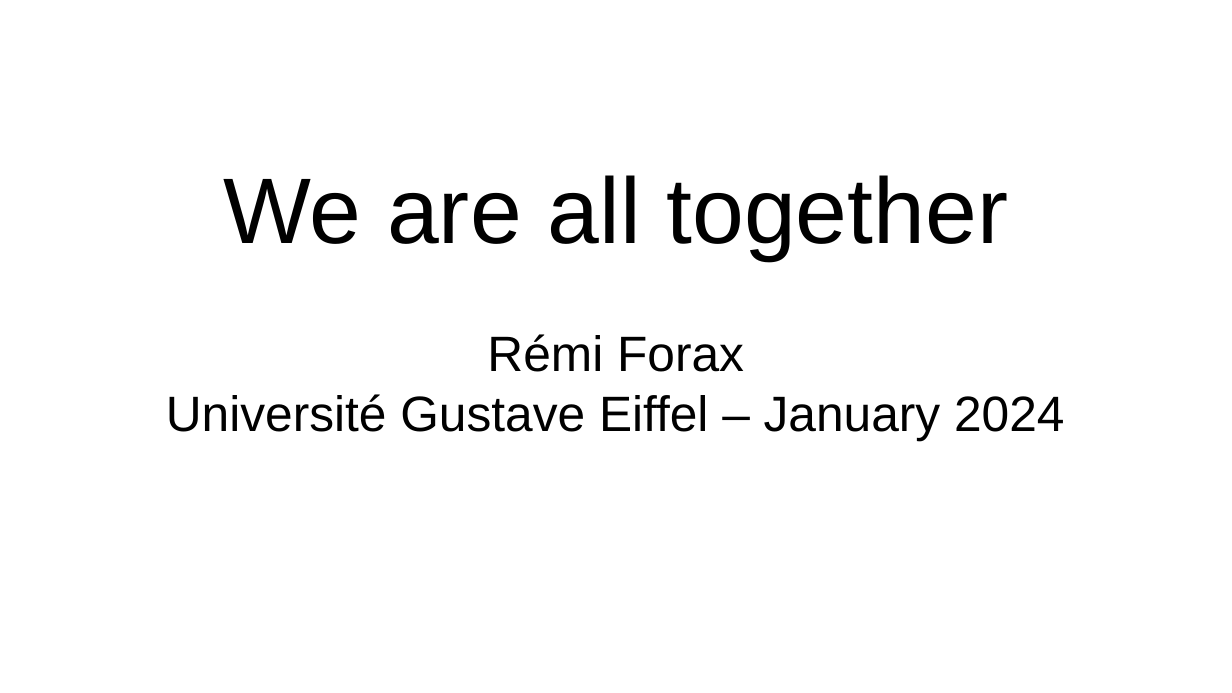
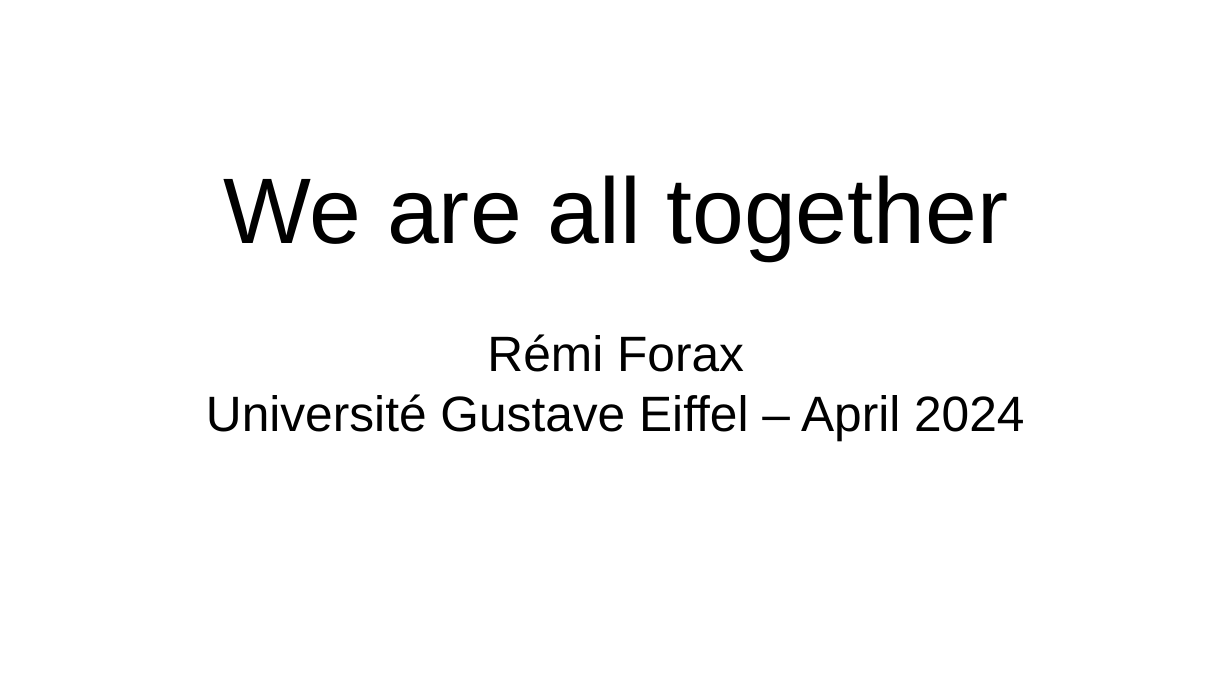
Before and after one commit to forax/we_are_all_to_gather, a slide deck: slide 2 of We are all to gather.odp. Drawn at 1232x693 pixels with LibreOffice and Linux fonts; fonts in the diff are those of the drawing. Boxes give left, top, right and bottom in pixels: in the first picture for what was removed or moved away, otherwise in the second. Text is boxed around its words. In the diff, an @@ line names an element or a change of style, - is before the commit and + after.

```diff
--- a/We are all to gather.odp
+++ b/We are all to gather.odp
@@ subtitle at (206,175,1024,440): text changed @@
-We are all together
-Rémi Forax
-Université Gustave Eiffel – January 2024
+We are all together
+Rémi Forax
+Université Gustave Eiffel – April 2024
```
Also in this commit, not shown: 11 other slides changed, 7 slides added, 7 slides removed, 1 other file.
